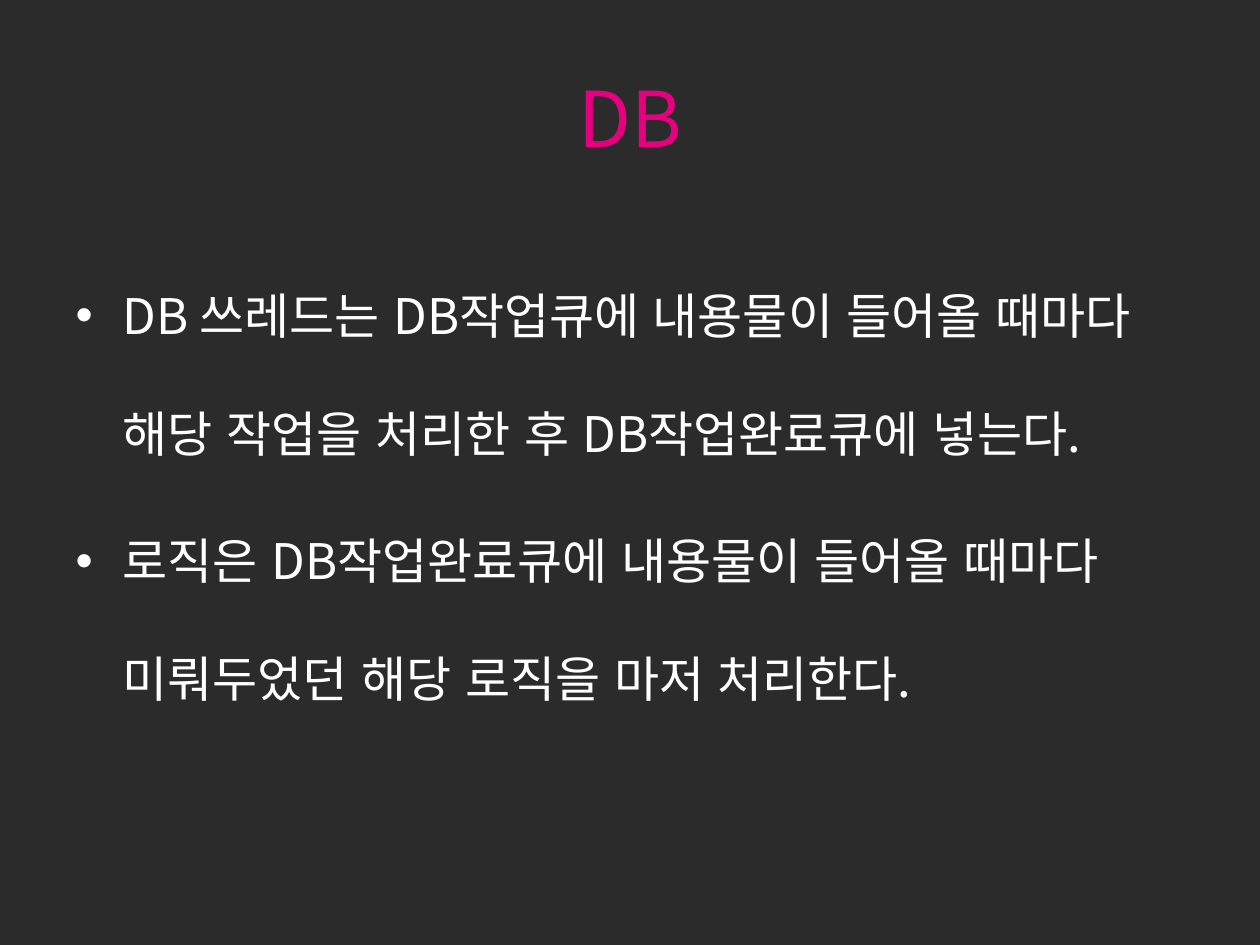
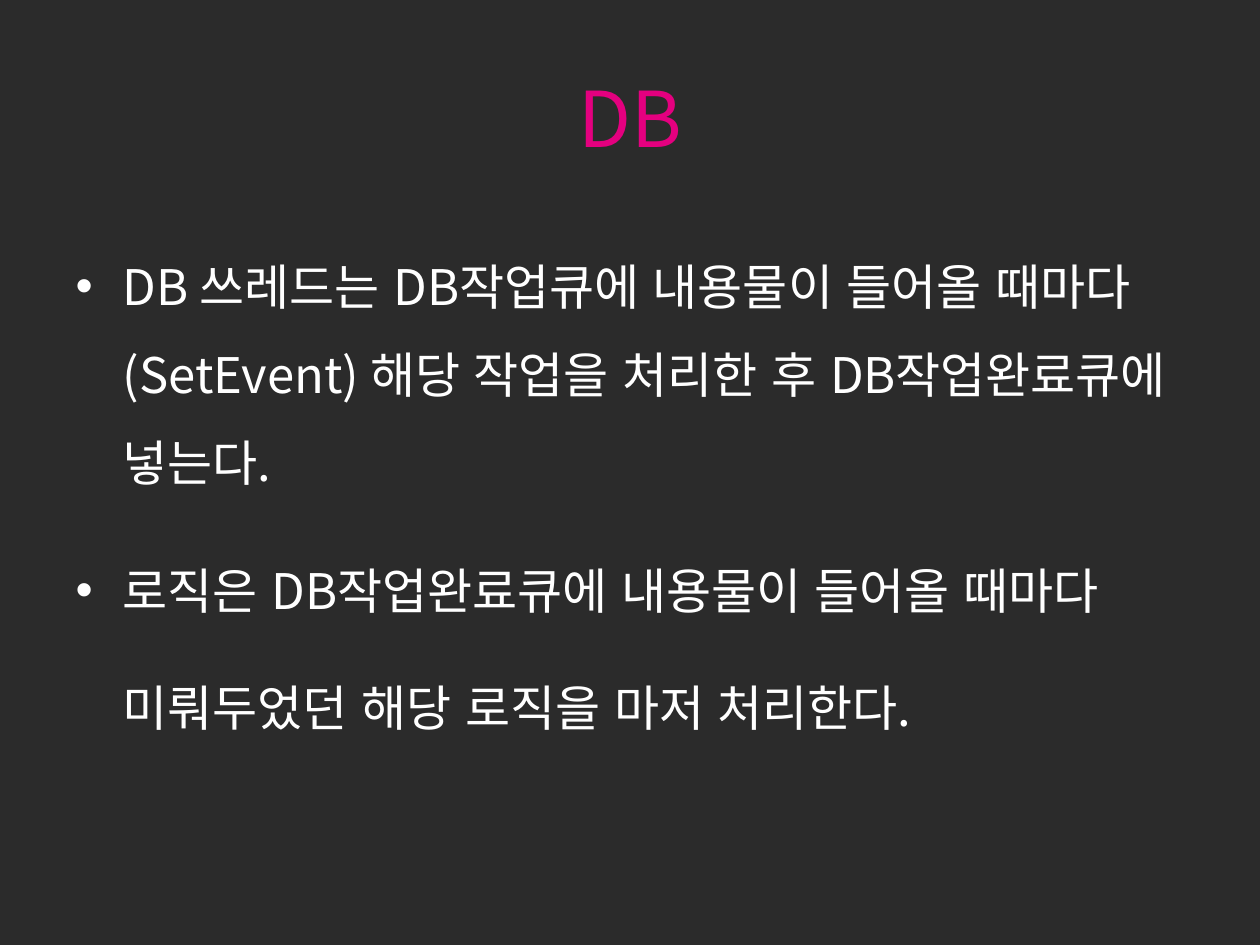
Before and after one commit to seokmin/2016ServerProject, a slide deck: slide 22 of 서버프로젝트.pptx. Drawn at 1260x945 pixels with LibreOffice and Linux fonts; fonts in the diff are those of the drawing; background and template pictures are left out; a plain dark background stands for a picture behind light text. Boxes give left, top, right and bottom in pixels: in the first picture for what was removed or moved away, otherwise in the second. Text is boxed around its words. In the diff, an @@ line names an element or a change of style, - is before the commit and + after.

Commit message:
ppt

```diff
--- a/서버프로젝트.pptx
+++ b/서버프로젝트.pptx
@@ text at <box>123,264,1166,485</box>: text changed @@
-• DB 쓰레드는 DB작업큐에 내용물이 들어올 때마다 해당 작업을 처리한 후 DB작업완료큐에 넣는다.
+• DB 쓰레드는 DB작업큐에 내용물이 들어올 때마다(SetEvent) 해당 작업을 처리한 후 DB작업완료큐에 넣는다.
```
Also in this commit, not shown: 3 other slides changed.
